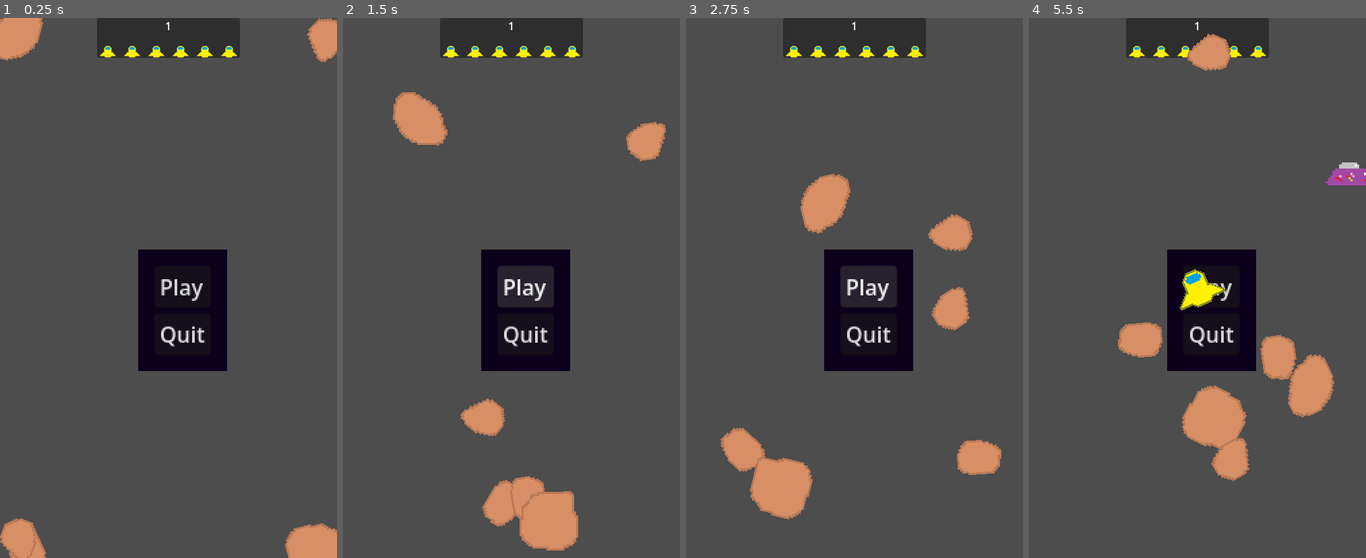
Above: before the commit, frames 1-4 (left to right).
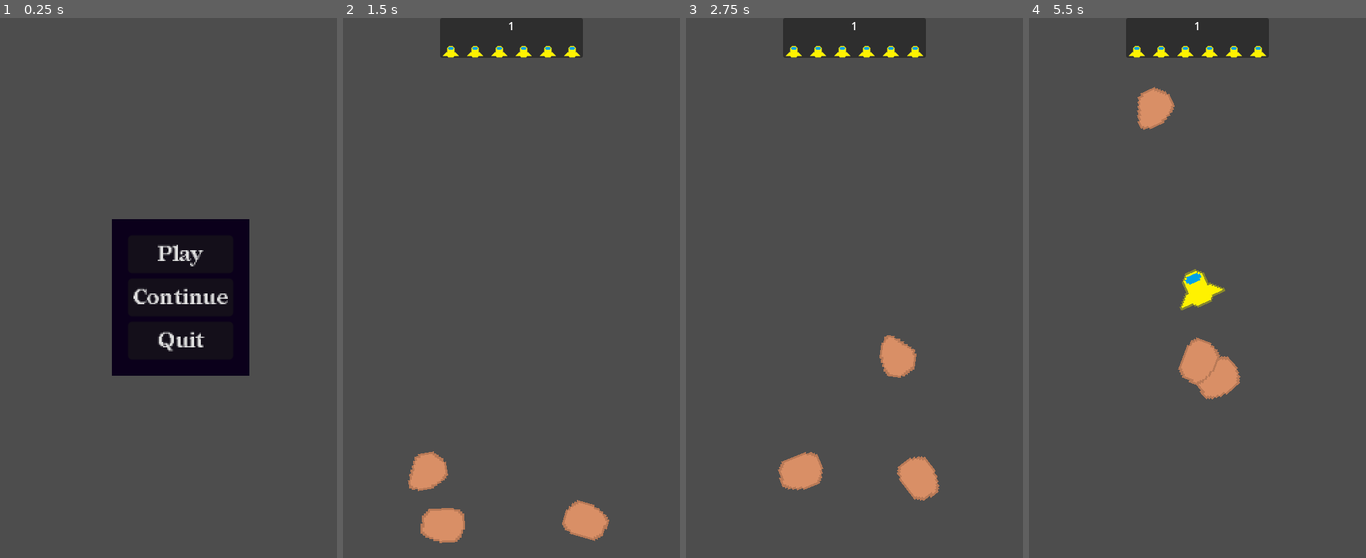
Above: after the commit, the same moments.

Repository: DrAsperitas/space-rocks
Game: Godot game, scene res://Main/Main.tscn
Two runs of this game, one before a commit and one after it. Both use one fixed random seed, a clock stepped at 60 frames per second and the inputs below.
Inputs (mouse positions are in pixels of both pictures, inside the frame that each line leads up to):
- Up to frame 1 (0.25 s): no input
- Up to frame 2 (1.5 s): click "Play" at 0.5 s; click (524, 288) at 1.25 s, where only the run before the commit has a clickable "Play"
- Up to frame 3 (2.75 s): click (867, 288) at 2 s, where only the run before the commit has a clickable "Play"
- Up to frame 4 (5.5 s): move the mouse to (1271, 261) at 2.77 s; click (1271, 261) at 2.85 s; move the mouse to (1130, 315) at 3.52 s; click (1130, 315) at 3.6 s; move the mouse to (1231, 169) at 4.27 s; tap Space (launch_ship) at 4.35 s; click (1231, 169) at 4.55 s; move the mouse to (1180, 396) at 5.02 s; tap A (rotate_ccw) at 5.1 s; click (1180, 396) at 5.3 s

The runs differ from the first frame. In frame 1, 13% of the frame differs, in the area x 0-100%, y 0-100%; in frame 2, 13%; in frame 3, 12%; in frame 4, 12%.
Error in both runs: Invalid assignment of property or key 'player' with value of type 'Area2D (Ship)' on a base object of type 'null instance'. (res://Ship/Ship.gd:29)

Commit message:
Added a start button and fonts, shooting still broken

Diff:
--- a/Code/Bullet/Bullet.gd
+++ b/Code/Bullet/Bullet.gd
@@ -3,7 +3,7 @@
 
 @onready var timer: Timer = $Timer
 
-var player: PlayerUI
+var player: PlayerUI = null
 var ship: Ship
 var speed: float = 300 #pixels per second
 
--- a/Code/Main/Main.gd
+++ b/Code/Main/Main.gd
@@ -8,13 +8,14 @@
 @onready var ufo_timer: Timer = $UFOTimer
 
 var players: Array[PlayerUI]
+var rock_count: int = 3
 
 func _ready() -> void:
 	ufo_timer.timeout.connect(on_ufo_spawn)
-	spawn_player()
-	spawn_rocks(6)
+	#spawn_player()
+	#spawn_rocks(6)
 
-func spawn_rocks(rock_count):
+func spawn_rocks():
 	for r in rock_count:
 		var rock = ROCK.instantiate()
 		rock.main = self
@@ -36,5 +37,9 @@
 
 
 
-func just_scored(delta_score, player):
+func just_scored(delta_score, _player):
 	players[0].update_score(delta_score)
+
+
+func start_new_round():
+	pass
--- a/Code/Main/Main.tscn
+++ b/Code/Main/Main.tscn
@@ -8,6 +8,5 @@
 
 [node name="UFOTimer" type="Timer" parent="." unique_id=1985757177]
 wait_time = 5.0
-autostart = true
 
 [node name="PauseMenu" parent="." unique_id=1884771304 instance=ExtResource("2_83ytx")]
--- a/Code/Main/PauseMenu/PauseMenu.gd
+++ b/Code/Main/PauseMenu/PauseMenu.gd
@@ -1,20 +1,36 @@
 extends PanelContainer
+class_name PauseMenu
 
 @onready var play_button: Button = $VBox/PlayButton
 @onready var quit_button: Button = $VBox/QuitButton
+@onready var continue_button: Button = $VBox/ContinueButton
 
+var main: Main
 
 func _ready() -> void:
 	play_button.pressed.connect(on_play_pressed)
 	quit_button.pressed.connect(on_quit_pressed)
+	continue_button.pressed.connect(on_continue_pressed)
+
+	main = get_parent()
 	show()
 
-func _process(delta: float) -> void:
-	if Input.is_action_pressed("pause"):
-		get_tree().quit()
+func _process(_delta: float) -> void:
+	if Input.is_action_just_pressed("pause"):
+		get_tree().paused = !get_tree().paused
+		if get_tree().paused:
+			show()
+		else:
+			hide()
 
 func on_play_pressed():
-	print("PLAY")
+	main.spawn_rocks()
+	main.spawn_player()
+	hide()
+
+func on_continue_pressed():
+	get_tree().paused = false
+	hide()
 
 func on_quit_pressed():
-	print("QUIT")
+	get_tree().quit()
--- a/Code/Main/PauseMenu/PauseMenu.tscn
+++ b/Code/Main/PauseMenu/PauseMenu.tscn
@@ -1,6 +1,7 @@
 [gd_scene format=3 uid="uid://dhgysl2eds6sy"]
 
 [ext_resource type="Script" uid="uid://dd0cix7datup6" path="res://Main/PauseMenu/PauseMenu.gd" id="1_86arr"]
+[ext_resource type="FontFile" uid="uid://cuxflqo0cfo47" path="res://Fonts/Redaction_50/Redaction50-Bold.ttf" id="2_mhmsu"]
 
 [sub_resource type="StyleBoxFlat" id="StyleBoxFlat_ejki1"]
 bg_color = Color(0.0448631, 0, 0.104890905, 1)
@@ -10,16 +11,18 @@
 expand_margin_bottom = 12.0
 
 [node name="PauseMenu" type="PanelContainer" unique_id=1884771304]
+process_mode = 3
+z_index = 50
 texture_filter = 1
 anchors_preset = -1
 anchor_left = 0.45800003
 anchor_top = 0.45900002
 anchor_right = 0.62600005
 anchor_bottom = 0.624
-offset_left = -1.5258789e-05
-offset_top = -0.2000122
-offset_right = -42.00003
-offset_bottom = -66.20001
+offset_left = -21.000015
+offset_top = -32.200012
+offset_right = -63.00003
+offset_bottom = -98.20001
 grow_horizontal = 2
 grow_vertical = 2
 scale = Vector2(2, 2)
@@ -30,9 +33,18 @@
 layout_mode = 2
 
 [node name="PlayButton" type="Button" parent="VBox" unique_id=578458326]
+texture_filter = 1
 layout_mode = 2
+theme_override_fonts/font = ExtResource("2_mhmsu")
 text = "Play"
+
+[node name="ContinueButton" type="Button" parent="VBox" unique_id=1476927192]
+texture_filter = 1
+layout_mode = 2
+theme_override_fonts/font = ExtResource("2_mhmsu")
+text = "Continue"
 
 [node name="QuitButton" type="Button" parent="VBox" unique_id=1949406619]
 layout_mode = 2
+theme_override_fonts/font = ExtResource("2_mhmsu")
 text = "Quit"
--- a/Code/PlayerUI/PlayerUI.gd
+++ b/Code/PlayerUI/PlayerUI.gd
@@ -14,7 +14,7 @@
 	UpdateScore(1)
 	UpdateLives(3)
 
-func _process(delta: float) -> void:
+func _process(_delta: float) -> void:
 	if Input.is_action_just_pressed("launch_ship"):
 		spawn_ship()
 
--- a/Code/PlayerUI/PlayerUI.tscn
+++ b/Code/PlayerUI/PlayerUI.tscn
@@ -4,6 +4,7 @@
 [ext_resource type="PackedScene" uid="uid://bhnuy8c5hwrp6" path="res://PlayerUI/assets/Life.tscn" id="2_4n4wi"]
 
 [node name="PlayerUI" type="PanelContainer" unique_id=584752263]
+z_index = 50
 anchors_preset = 5
 anchor_left = 0.5
 anchor_right = 0.5
--- a/Code/ScreenWrapper/ScreenWrapper.gd
+++ b/Code/ScreenWrapper/ScreenWrapper.gd
@@ -1,7 +1,7 @@
 extends Area2D
 class_name ScreenWrapper
 
-func _process(delta):
+func _process(_delta):
 	if position.x < 0:
 		position.x = get_viewport().size.x
 	if position.x > get_viewport().size.x:
--- a/Code/Ship/Ship.gd
+++ b/Code/Ship/Ship.gd
@@ -1,7 +1,7 @@
 extends ScreenWrapper
 class_name Ship
 
-const BULLET = preload("res://Bullet/Bullet.tscn")
+const BULLET = preload("uid://db3otv5j2cbxb")
 
 
 var player: PlayerUI
@@ -18,15 +18,15 @@
 	if Input.is_action_pressed("thrust"):
 		var direction = Vector2(sin(rotation), -cos(rotation))
 		velocity += direction * thrust_power
+	if Input.is_action_just_pressed("fire"):
+		fire()
+
 	position += velocity * delta
-	fire()
 
-#FIX fire function doesnt work,
-#gives error (Invalid assignment of property or key 'player' with value of type 'Area2D (Ship)' on a base object of type 'null instance'.)
+#FIX fire function doesnt work, gives an error
 func fire():
-	if Input.is_action_just_pressed("fire"):
-		var new_bullet = BULLET.instantiate()
-		new_bullet.player = self
-		new_bullet.position = position
-		new_bullet.rotation = rotation
-		get_parent().add_child(new_bullet)
+	var new_bullet = BULLET.instantiate()
+	new_bullet.player = self
+	new_bullet.position = position
+	new_bullet.rotation = rotation
+	get_parent().add_child(new_bullet)
Not shown, added: Code/Fonts/Redaction_35/OFL.txt
Binary file added: Code/Fonts/Redaction_35/Redaction35-Bold.ttf
Not shown, added: Code/Fonts/Redaction_35/Redaction35-Bold.ttf.import
Binary file added: Code/Fonts/Redaction_35/Redaction35-Italic.ttf
Not shown, added: Code/Fonts/Redaction_35/Redaction35-Italic.ttf.import
Binary file added: Code/Fonts/Redaction_35/Redaction35-Regular.ttf
Not shown, added: Code/Fonts/Redaction_35/Redaction35-Regular.ttf.import
Not shown, added: Code/Fonts/Redaction_50/OFL.txt
Binary file added: Code/Fonts/Redaction_50/Redaction50-Bold.ttf
Not shown, added: Code/Fonts/Redaction_50/Redaction50-Bold.ttf.import
Binary file added: Code/Fonts/Redaction_50/Redaction50-Italic.ttf
Not shown, added: Code/Fonts/Redaction_50/Redaction50-Italic.ttf.import
(and 2 more such lines)
